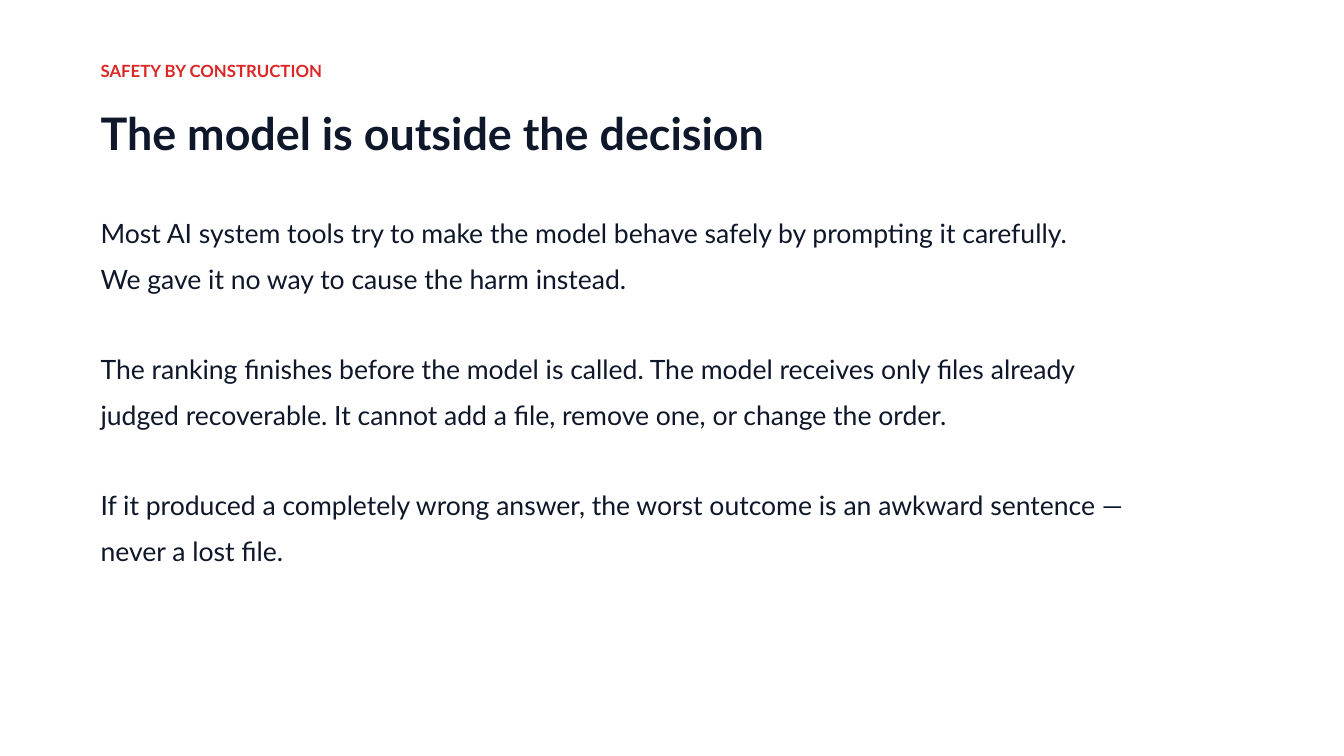
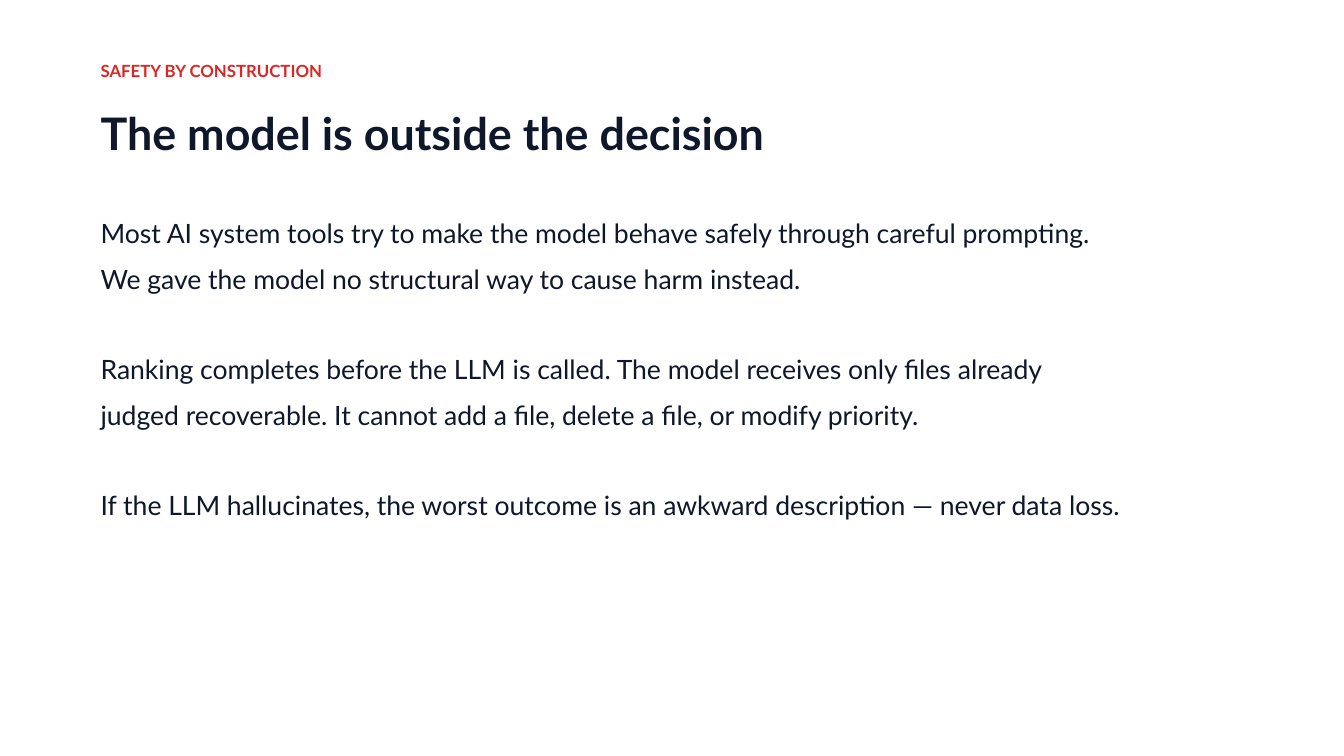
Before and after one commit to basithladdu/sanchay, a slide deck: slide 4 of docs/SANCHAY.pptx. Drawn at 1344x756 pixels with LibreOffice and Linux fonts; fonts in the diff are those of the drawing. Boxes give left, top, right and bottom in pixels: in the first picture for what was removed or moved away, otherwise in the second. Text is boxed around its words. In the diff, an @@ line names an element or a change of style, - is before the commit and + after.

```diff
--- a/docs/SANCHAY.pptx
+++ b/docs/SANCHAY.pptx
@@ text at (101, 223, 1120, 520): text changed @@
-Most AI system tools try to make the model behave safely by prompting it carefully.
-We gave it no way to cause the harm instead.
-The ranking finishes before the model is called. The model receives only files already
-judged recoverable. It cannot add a file, remove one, or change the order.
-If it produced a completely wrong answer, the worst outcome is an awkward sentence —
-never a lost file.
+Most AI system tools try to make the model behave safely through careful prompting.
+We gave the model no structural way to cause harm instead.
+Ranking completes before the LLM is called. The model receives only files already
+judged recoverable. It cannot add a file, delete a file, or modify priority.
+If the LLM hallucinates, the worst outcome is an awkward description — never data loss.
```
Also in this commit, not shown: 5 other slides changed.
